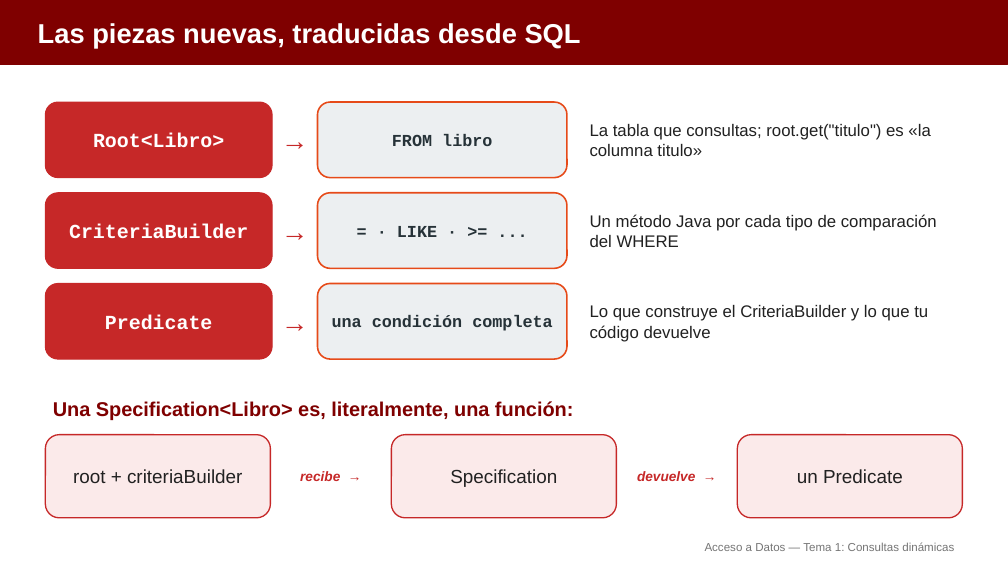
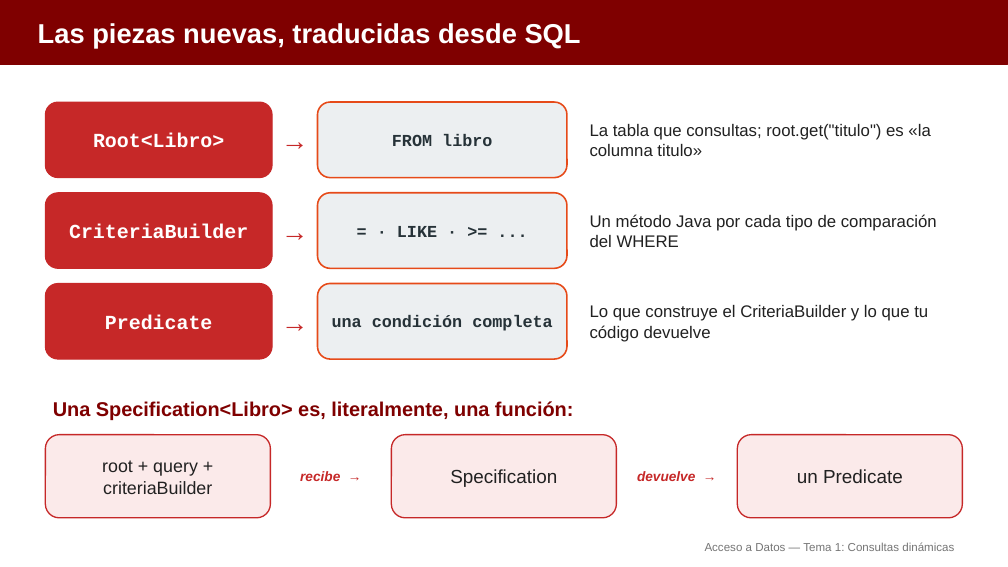
Before and after one commit to aitorventura/acceso-a-datos, a slide deck: slide 4 of docs/tema1/diapositivas/consultas-dinamicas.pptx. Drawn at 1008x567 pixels with LibreOffice and Linux fonts; fonts in the diff are those of the drawing. Boxes give left, top, right and bottom in pixels: in the first picture for what was removed or moved away, otherwise in the second. Text is boxed around its words. In the diff, an @@ line names an element or a change of style, - is before the commit and + after.

```diff
--- a/docs/tema1/diapositivas/consultas-dinamicas.pptx
+++ b/docs/tema1/diapositivas/consultas-dinamicas.pptx
@@ text at bbox=[102, 460, 212, 494]: text changed; size 18 to 17 pt @@
-root + criteriaBuilder
+root + query +
+criteriaBuilder
```
Also in this commit, not shown: 7 other slides changed, 1 slide added.
